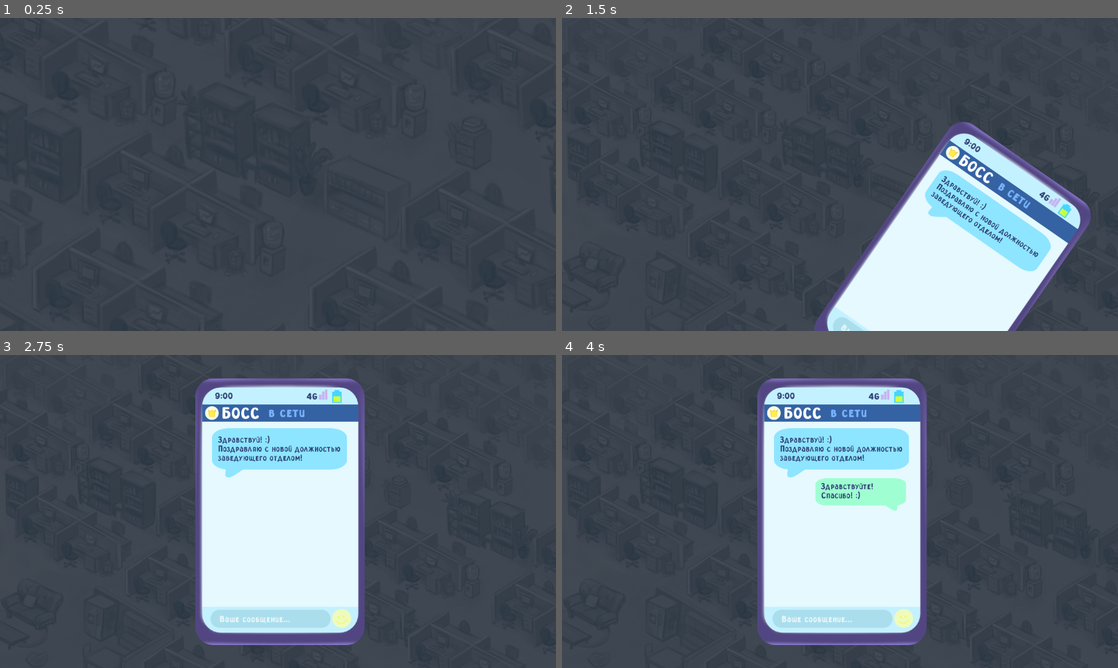
Above: before the commit, frames 1-4 (two rows, left to right).
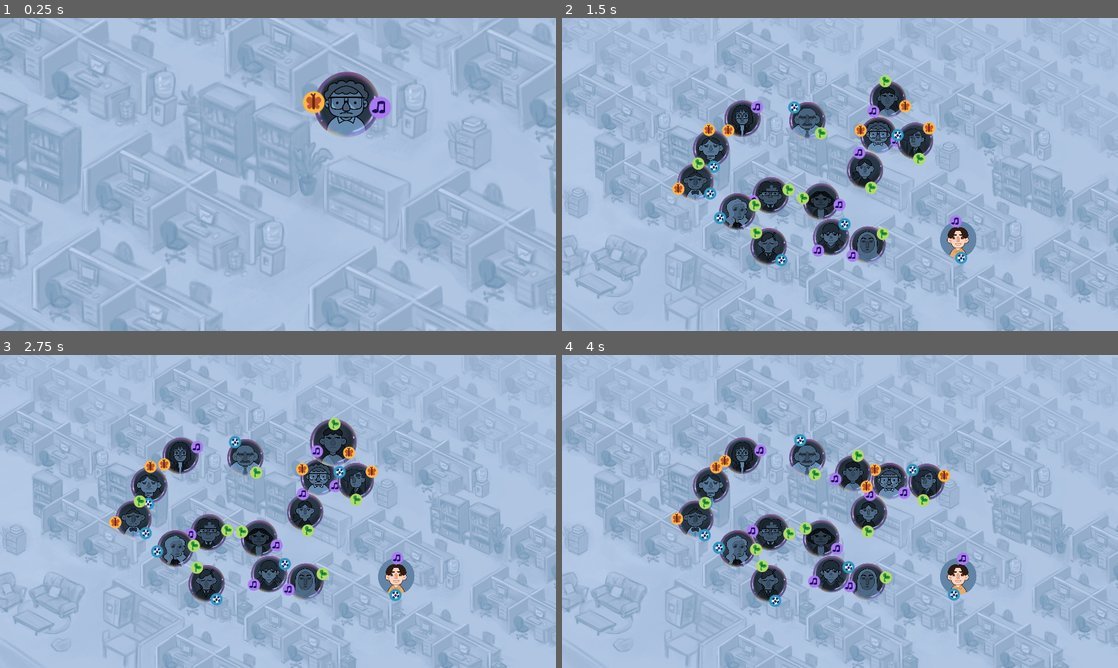
Above: after the commit, the same moments.

Repository: Andru7428/Teambuilding
Game: Godot game, scene res://main.tscn
Same seed, same stepped clock (60 frames per second), same inputs: the game is played once before the commit and once after it.
Inputs (mouse positions are in pixels of both pictures, inside the frame that each line leads up to):
- Up to frame 1 (0.25 s): no input
- Up to frame 2 (1.5 s): move the mouse to (962, 158) at 0.52 s; press the mouse at (962, 158) at 0.53 s; move the mouse to (728, 190) at 1.27 s; release the mouse at (728, 190) at 1.28 s; click (728, 190) at 1.35 s
- Up to frame 3 (2.75 s): move the mouse to (333, 442) at 2.02 s; press the mouse at (333, 442) at 2.03 s
- Up to frame 4 (4 s): move the mouse to (812, 574) at 2.77 s; release the mouse at (812, 574) at 2.78 s; click (812, 574) at 2.85 s; move the mouse to (1006, 558) at 3.52 s; press the mouse at (1006, 558) at 3.53 s

The runs differ from the first frame. In frame 1, 99% of the frame differs, in the area x 0-100%, y 0-100%; in frame 2, 97%; in frame 3, 99%; in frame 4, 99%.
Error after the commit: Out of bounds get index '5' (on base: 'Array[Stage]') (res://main.gd:26)

Commit message:
stage

Diff:
--- a/bubbles/stage_6/bubble_4.tres
+++ b/bubbles/stage_6/bubble_4.tres
@@ -1,15 +1,16 @@
-[gd_resource type="Resource" script_class="BubbleData" load_steps=7 format=3 uid="uid://erbck1lppoie"]
+[gd_resource type="Resource" script_class="BubbleData" load_steps=8 format=3 uid="uid://erbck1lppoie"]
 
 [ext_resource type="Script" path="res://custom_resources/interest_data.gd" id="1_dkwx0"]
 [ext_resource type="Texture2D" uid="uid://ghnf7bwucr26" path="res://assets/bubbles/mr_m2.png" id="1_rlfyo"]
 [ext_resource type="Texture2D" uid="uid://yata6b3taglq" path="res://assets/bubbles/mr_m.png" id="2_epq5l"]
 [ext_resource type="Script" path="res://custom_resources/bubble_data.gd" id="2_yylgm"]
-[ext_resource type="Resource" path="res://interests/butterfly.tres" id="4_fo0sw"]
+[ext_resource type="Resource" uid="uid://dudn81llwvnmy" path="res://interests/butterfly.tres" id="4_fo0sw"]
 [ext_resource type="Resource" uid="uid://cmnj6n0thkrdw" path="res://interests/sport.tres" id="5_tvjol"]
+[ext_resource type="Resource" uid="uid://kto7fn6m8nav" path="res://interests/music.tres" id="6_xs5ee"]
 
 [resource]
 script = ExtResource("2_yylgm")
 art_sad = ExtResource("2_epq5l")
 art_happy = ExtResource("1_rlfyo")
-interests = Array[ExtResource("1_dkwx0")]([ExtResource("4_fo0sw"), ExtResource("5_tvjol")])
+interests = Array[ExtResource("1_dkwx0")]([ExtResource("4_fo0sw"), ExtResource("5_tvjol"), ExtResource("6_xs5ee")])
 main = false
--- a/main.tscn
+++ b/main.tscn
@@ -9,8 +9,11 @@
 [ext_resource type="Resource" uid="uid://bp7rgwbkxdkx1" path="res://stages/stage_2.tres" id="6_c6ylm"]
 [ext_resource type="Resource" uid="uid://dnwl5gh1ll0nd" path="res://stages/stage_3.tres" id="7_aflnx"]
 [ext_resource type="Resource" uid="uid://b485p8ecno3ke" path="res://stages/stage_4.tres" id="8_sh0hu"]
-[ext_resource type="Resource" uid="uid://dovo4yllqt5xx" path="res://stages/stage_5.tres" id="9_un7d5"]
+[ext_resource type="Script" path="res://custom_resources/bubble_data.gd" id="9_jpq1v"]
+[ext_resource type="Resource" uid="uid://1bfya6ej4ium" path="res://bubbles/stage_5/bubble_1.tres" id="10_ockag"]
 [ext_resource type="Texture2D" uid="uid://c8lnsiscsn8mp" path="res://assets/UI/Телфон(1).png" id="11_6imnq"]
+[ext_resource type="Resource" uid="uid://bxvt0b4ls8syl" path="res://bubbles/stage_5/bubble_2.tres" id="11_avbx1"]
+[ext_resource type="Resource" uid="uid://grsbntl1sgx4" path="res://bubbles/stage_5/bubble_3.tres" id="12_ko6vm"]
 [ext_resource type="Texture2D" uid="uid://cbp2mdkvff3l8" path="res://assets/UI/сообщение_1(1).png" id="12_qqu2y"]
 [ext_resource type="Texture2D" uid="uid://c6yl3ds5rcwb3" path="res://assets/UI/сообщение_2(1).png" id="13_28ad4"]
 [ext_resource type="Texture2D" uid="uid://2psu4tt4ekb4" path="res://assets/UI/сообщение_3(1).png" id="14_dw8lf"]
@@ -28,6 +31,10 @@
 [ext_resource type="PackedScene" uid="uid://chlnfl3wcfgv0" path="res://scenes/camera/camera.tscn" id="23_e663e"]
 [ext_resource type="AudioStream" uid="uid://byanaqei4w3ol" path="res://assets/SFX/puzirlopnul.ogg.mp3" id="26_gkc0s"]
 
+[sub_resource type="Resource" id="Resource_ehrp5"]
+script = ExtResource("4_x8dlc")
+new_bubbles = Array[ExtResource("9_jpq1v")]([ExtResource("10_ockag"), ExtResource("11_avbx1"), ExtResource("12_ko6vm")])
+
 [sub_resource type="Animation" id="Animation_c6we4"]
 length = 0.001
 tracks/0/type = "bezier"
@@ -352,8 +359,9 @@
 camera = NodePath("Camera")
 bubble_scene = ExtResource("2_aa7kx")
 connection_line_scene = ExtResource("3_jey7f")
-stages = Array[ExtResource("4_x8dlc")]([ExtResource("5_mafwm"), ExtResource("6_c6ylm"), ExtResource("7_aflnx"), ExtResource("8_sh0hu"), ExtResource("9_un7d5")])
-current_stage = 4
+stages = Array[ExtResource("4_x8dlc")]([ExtResource("5_mafwm"), ExtResource("6_c6ylm"), ExtResource("7_aflnx"), ExtResource("8_sh0hu"), SubResource("Resource_ehrp5")])
+current_stage = 5
+skip_intro = true
 
 [node name="Фон" type="Sprite2D" parent="."]
 z_index = -2
--- a/stages/stage_5.tres
+++ /dev/null
@@ -1,11 +0,0 @@
-[gd_resource type="Resource" script_class="Stage" load_steps=6 format=3 uid="uid://dovo4yllqt5xx"]
-
-[ext_resource type="Script" path="res://custom_resources/bubble_data.gd" id="1_kos6j"]
-[ext_resource type="Resource" uid="uid://1bfya6ej4ium" path="res://bubbles/stage_5/bubble_1.tres" id="2_j27hb"]
-[ext_resource type="Script" path="res://custom_resources/stage.gd" id="2_w6r6s"]
-[ext_resource type="Resource" uid="uid://bxvt0b4ls8syl" path="res://bubbles/stage_5/bubble_2.tres" id="3_e4r77"]
-[ext_resource type="Resource" uid="uid://grsbntl1sgx4" path="res://bubbles/stage_5/bubble_3.tres" id="4_okmoe"]
-
-[resource]
-script = ExtResource("2_w6r6s")
-new_bubbles = Array[ExtResource("1_kos6j")]([ExtResource("2_j27hb"), ExtResource("3_e4r77"), ExtResource("4_okmoe")])
Not shown: 1 places in main.tscn that only renumber resources
